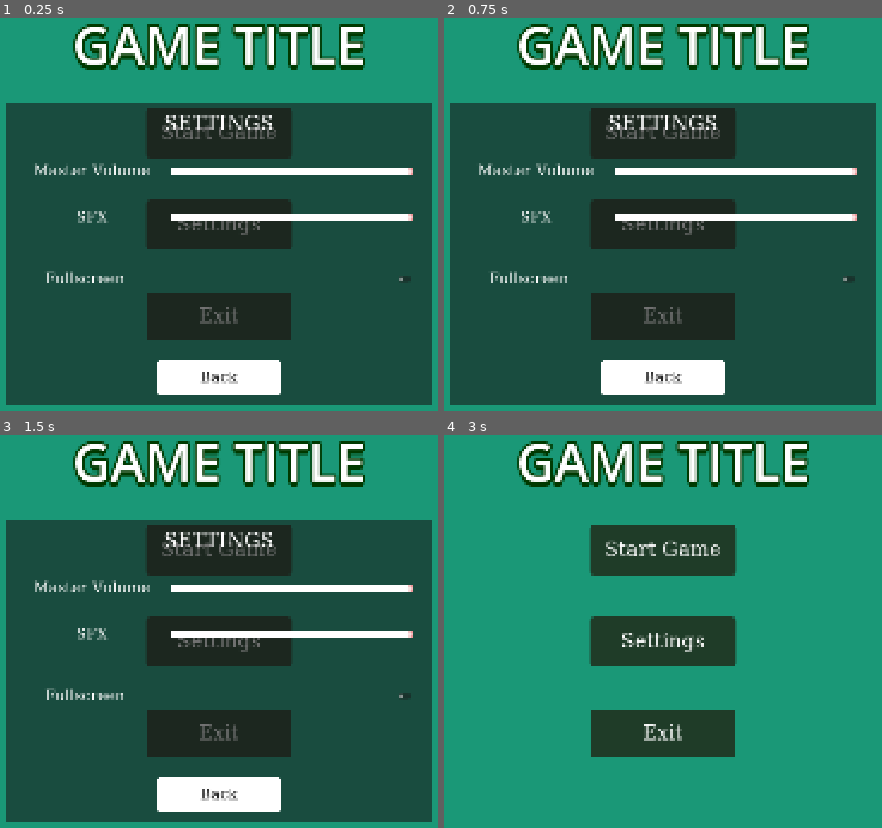
Above: before the commit, frames 1-4 (two rows, left to right).
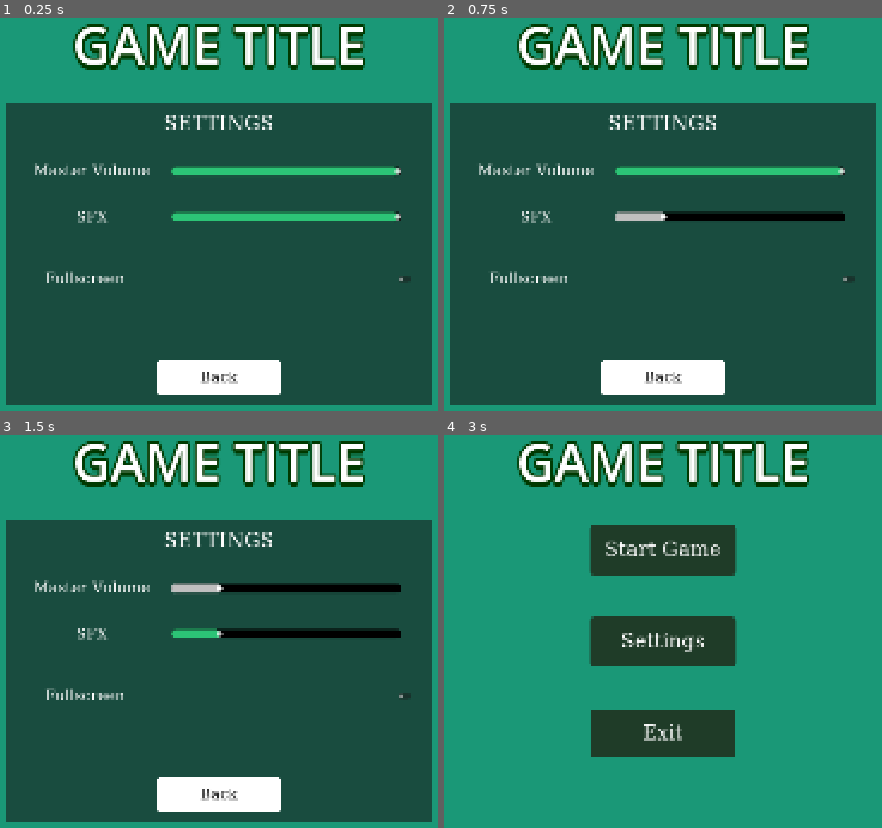
Above: after the commit, the same moments.

Repository: sukuchini/Vampire-Survivor-2D
Game: Godot game, scene res://ui/main_menu/main_menu.tscn
Same seed, same stepped clock (60 frames per second), same inputs: the game is played once before the commit and once after it.
Inputs (mouse positions are in pixels of both pictures, inside the frame that each line leads up to):
- Up to frame 1 (0.25 s): no input
- Up to frame 2 (0.75 s): click (663, 226) at 0.5 s, where only the run before the commit has a clickable "Settings"
- Up to frame 3 (1.5 s): click (219, 548) at 1.25 s, where only the run before the commit has a clickable "Start Game"
- Up to frame 4 (3 s): click (663, 548) at 2 s, where only the run before the commit has a clickable "Start Game"; click "Back" at 2.75 s

The runs differ from the first frame. In frame 1, 14% of the frame differs, in the area x 33-95%, y 22-82%; in frame 2, 14%; in frame 3, 14%; in frame 4, nothing differs.

Commit message:
Master Volume y SFX implementado
Pendiente arreglar el fullscreen
Pendiente implementar el menu de pausa

Diff:
--- a/2d-project-assets/ui/main_menu/fullscreen_control.gd
+++ b/2d-project-assets/ui/main_menu/fullscreen_control.gd
@@ -1,5 +1,7 @@
 extends CheckButton
 
+func _ready() -> void:
+	print("Fullscreen al inciar:", button_pressed)
 
 func _on_toggled(toggled_on: bool) -> void:
 	if toggled_on == true:
--- a/2d-project-assets/ui/main_menu/main_menu.tscn
+++ b/2d-project-assets/ui/main_menu/main_menu.tscn
@@ -24,13 +24,23 @@
 [sub_resource type="SystemFont" id="SystemFont_xqe8j"]
 font_names = PackedStringArray("Sans-Serif")
 
-[sub_resource type="StyleBoxLine" id="StyleBoxLine_xxpcc"]
-color = Color(0.92941177, 0.6, 0.6039216, 1)
-thickness = 20
-
-[sub_resource type="StyleBoxLine" id="StyleBoxLine_xqe8j"]
-color = Color(1, 1, 1, 1)
-thickness = 20
+[sub_resource type="StyleBoxFlat" id="StyleBoxFlat_i5wg5"]
+content_margin_left = 0.0
+content_margin_top = 16.0
+content_margin_right = 8.0
+content_margin_bottom = 6.0
+bg_color = Color(0, 0, 0, 1)
+corner_radius_top_left = 10
+corner_radius_top_right = 10
+corner_radius_bottom_right = 10
+corner_radius_bottom_left = 10
+
+[sub_resource type="StyleBoxFlat" id="StyleBoxFlat_3c04x"]
+bg_color = Color(0.17238623, 0.7668787, 0.46151417, 1)
+corner_radius_top_left = 10
+corner_radius_top_right = 10
+corner_radius_bottom_right = 10
+corner_radius_bottom_left = 10
 
 [sub_resource type="StyleBoxFlat" id="StyleBoxFlat_d3a7t"]
 bg_color = Color(1, 1, 1, 1)
@@ -95,6 +105,7 @@
 vertical_alignment = 1
 
 [node name="Main_Buttons" type="HBoxContainer" parent="MarginContainer" unique_id=1493873766]
+visible = false
 layout_mode = 2
 alignment = 1
 
@@ -162,6 +173,34 @@
 horizontal_alignment = 1
 vertical_alignment = 1
 
+[node name="Audio_Settings" type="HSlider" parent="Settings/Label" unique_id=353177851]
+layout_mode = 0
+offset_left = 19.25
+offset_top = 35.0
+offset_right = 569.25
+offset_bottom = 293.0
+theme_override_styles/slider = SubResource("StyleBoxFlat_i5wg5")
+theme_override_styles/grabber_area = SubResource("StyleBoxFlat_3c04x")
+max_value = 1.0
+step = 0.05
+value = 1.0
+script = ExtResource("2_d3a7t")
+audio_bus_name = "Master"
+
+[node name="SFX_Settings" type="HSlider" parent="Settings/Label" unique_id=7474966]
+layout_mode = 0
+offset_left = 19.25
+offset_top = 144.0
+offset_right = 569.25
+offset_bottom = 402.0
+theme_override_styles/slider = SubResource("StyleBoxFlat_i5wg5")
+theme_override_styles/grabber_area = SubResource("StyleBoxFlat_3c04x")
+max_value = 1.0
+step = 0.05
+value = 1.0
+script = ExtResource("2_d3a7t")
+audio_bus_name = "SFX"
+
 [node name="Master_Volume" type="Label" parent="Settings" unique_id=761938815]
 layout_mode = 1
 offset_left = 47.0
@@ -186,44 +225,6 @@
 horizontal_alignment = 1
 vertical_alignment = 1
 
-[node name="Audio_Settings" type="HSlider" parent="Settings" unique_id=1391288200]
-layout_mode = 1
-anchors_preset = 1
-anchor_left = 1.0
-anchor_right = 1.0
-offset_left = -623.5
-offset_top = 155.0
-offset_right = -48.5
-offset_bottom = 175.5
-grow_horizontal = 0
-theme_override_styles/slider = SubResource("StyleBoxLine_xxpcc")
-theme_override_styles/grabber_area = SubResource("StyleBoxLine_xqe8j")
-theme_override_styles/grabber_area_highlight = SubResource("StyleBoxLine_xqe8j")
-max_value = 1.0
-step = 0.05
-value = 1.0
-script = ExtResource("2_d3a7t")
-audio_bus_name = "Music"
-
-[node name="Audio_Settings2" type="HSlider" parent="Settings" unique_id=551810601]
-layout_mode = 1
-anchors_preset = 1
-anchor_left = 1.0
-anchor_right = 1.0
-offset_left = -623.5
-offset_top = 264.0
-offset_right = -48.5
-offset_bottom = 284.5
-grow_horizontal = 0
-theme_override_styles/slider = SubResource("StyleBoxLine_xxpcc")
-theme_override_styles/grabber_area = SubResource("StyleBoxLine_xqe8j")
-theme_override_styles/grabber_area_highlight = SubResource("StyleBoxLine_xqe8j")
-max_value = 1.0
-step = 0.05
-value = 1.0
-script = ExtResource("2_d3a7t")
-audio_bus_name = "Music"
-
 [node name="Back_Button" type="Button" parent="Settings" unique_id=930196978]
 custom_minimum_size = Vector2(300, 84)
 layout_mode = 1
@@ -263,6 +264,6 @@
 text = "Fullscreen"
 script = ExtResource("4_bws42")
 
-[connection signal="value_changed" from="Settings/Audio_Settings" to="Settings/Audio_Settings" method="_on_value_changed"]
-[connection signal="value_changed" from="Settings/Audio_Settings2" to="Settings/Audio_Settings2" method="_on_value_changed"]
+[connection signal="value_changed" from="Settings/Label/Audio_Settings" to="Settings/Label/Audio_Settings" method="_on_value_changed"]
+[connection signal="value_changed" from="Settings/Label/SFX_Settings" to="Settings/Label/SFX_Settings" method="_on_value_changed"]
 [connection signal="toggled" from="Settings/Fullscreen_Control" to="Settings/Fullscreen_Control" method="_on_toggled"]
